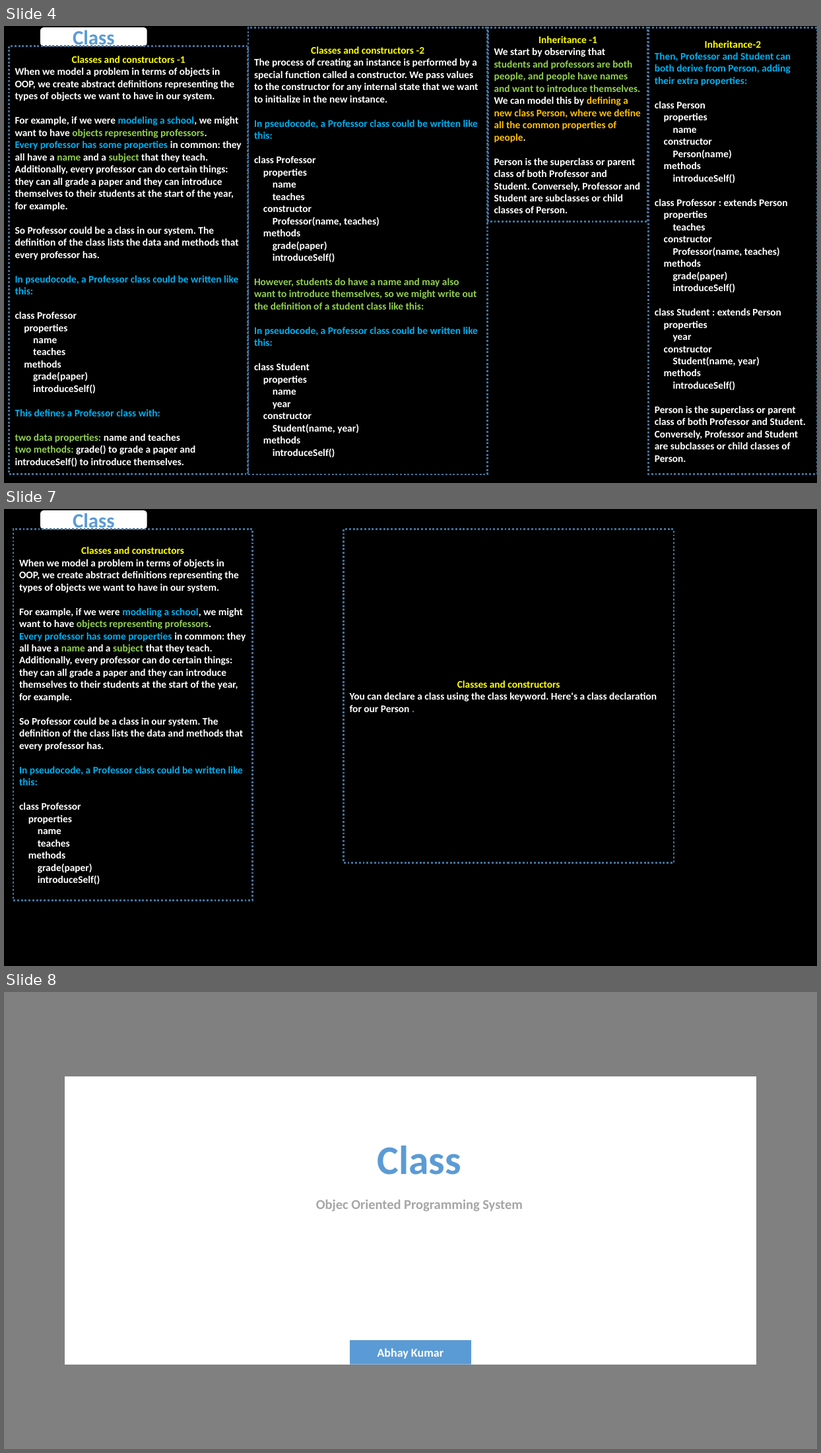
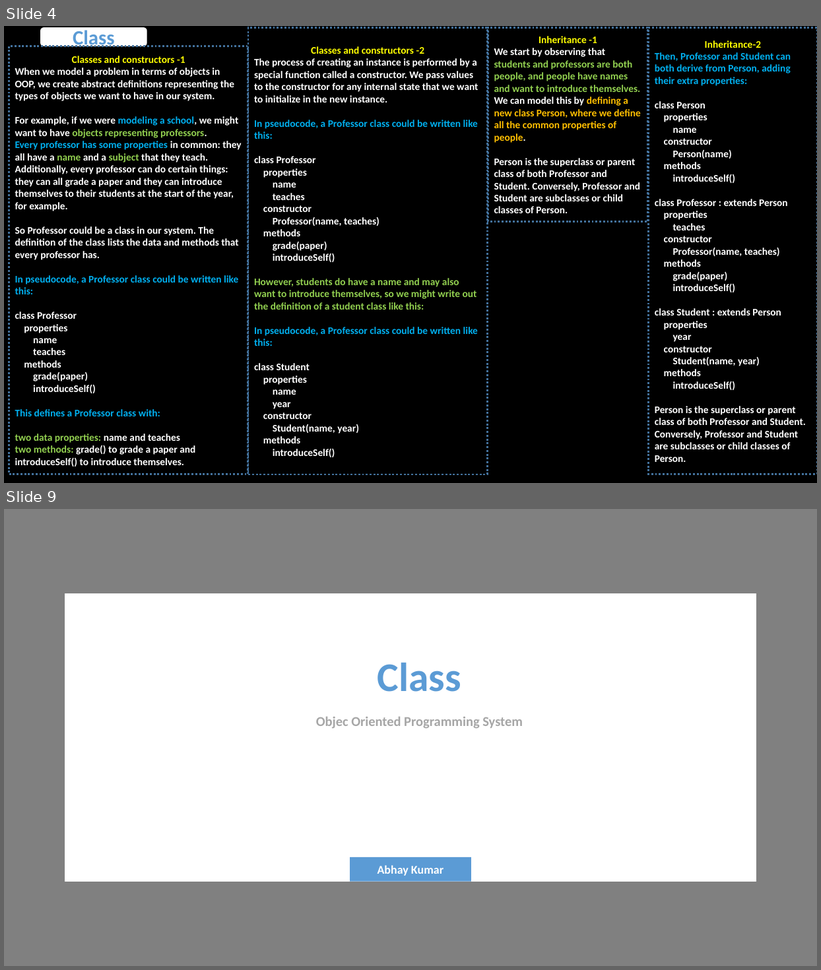
Before and after one commit to abhay420coder/Theory, a slide deck: full JavaScript/javaScript Oops.pptx. Shown one above the other, each under a label of ours: slides 4, 7 and 8 before the commit, slides 4 and 9 after it; the slides between them are not shown. The pictures are 821x1453 and 821x970 pixels, drawn with LibreOffice and Linux fonts; fonts in the diff are those of the drawing. Boxes give left, top, right and bottom in pixels: in the first picture for what was removed or moved away, otherwise in the second. Text is boxed around its words. In the diff, an @@ line names an element or a change of style, - is before the commit and + after.

```diff
--- a/full JavaScript/javaScript Oops.pptx
+++ b/full JavaScript/javaScript Oops.pptx
@@ slide 7 removed at bbox=[4, 509, 817, 966], background #000000 @@
@@ rounded rectangle removed at bbox=[40, 510, 147, 529] @@
-Class
@@ rectangle removed at bbox=[13, 529, 252, 900] @@
-Classes and constructors
-When we model a problem in terms of objects in OOP, we create abstract definitions representing the types of objects we want to have in our system.
-For example, if we were modeling a school, we might want to have objects representing professors.
-Every professor has some properties in common: they all have a name and a subject that they teach. Additionally, every professor can do certain things: they can all grade a paper and they can introduce themselves to their students at the start of the year, for example.
-So Professor could be a class in our system. The definition of the class lists the data and methods that every professor has.
-In pseudocode, a Professor class could be written like this:
-class Professor
-properties
-name
-teaches
-methods
-grade(paper)
-introduceSelf()
@@ rectangle removed at bbox=[344, 529, 675, 863] @@
-Classes and constructors
-You can declare a class using the class keyword. Here's a class declaration for our Person .:
@@ what was slide 8 is now slide 9 @@
```
Also in this commit, not shown: 2 slides changed, 3 slides added, 30 other files.
